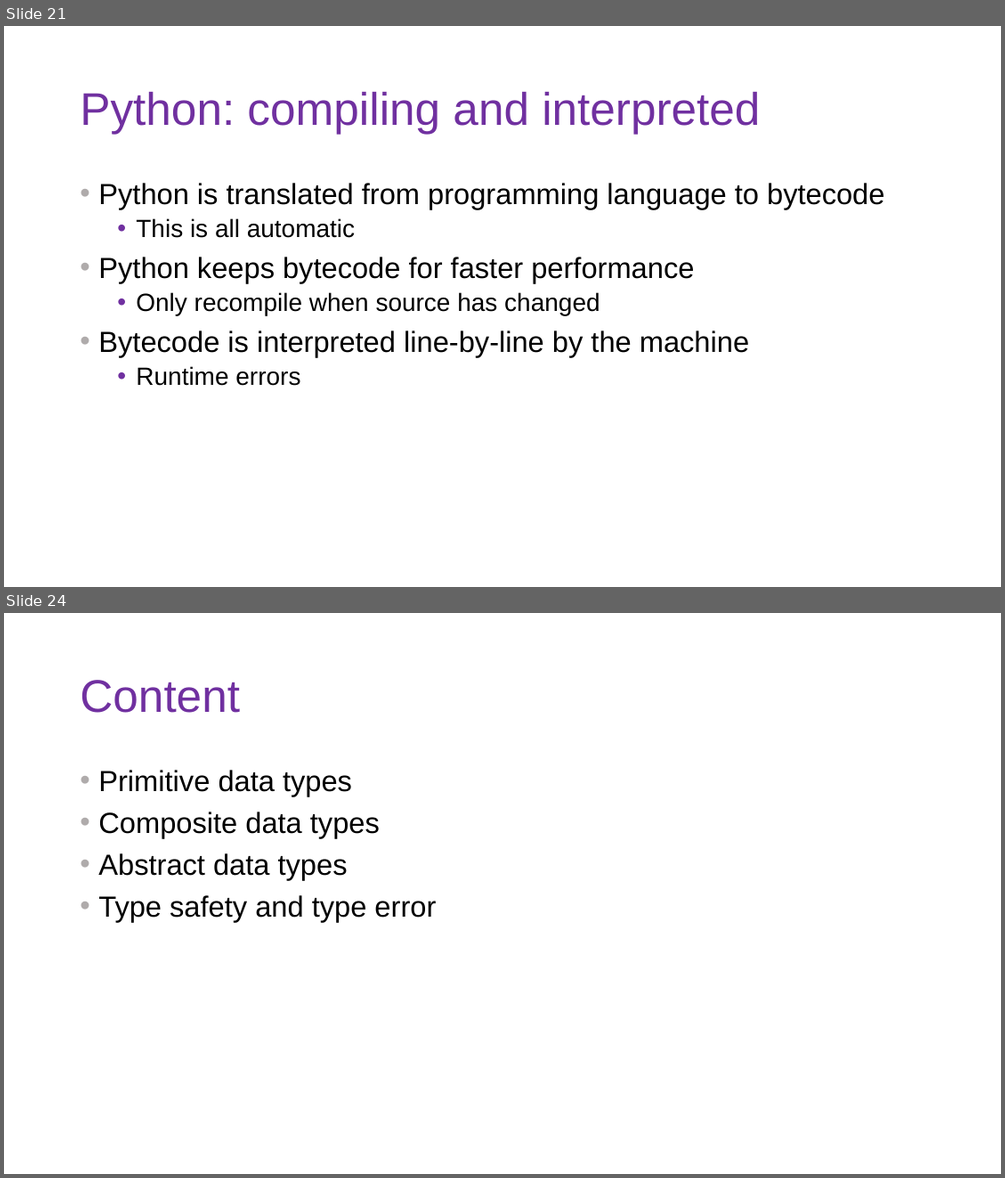
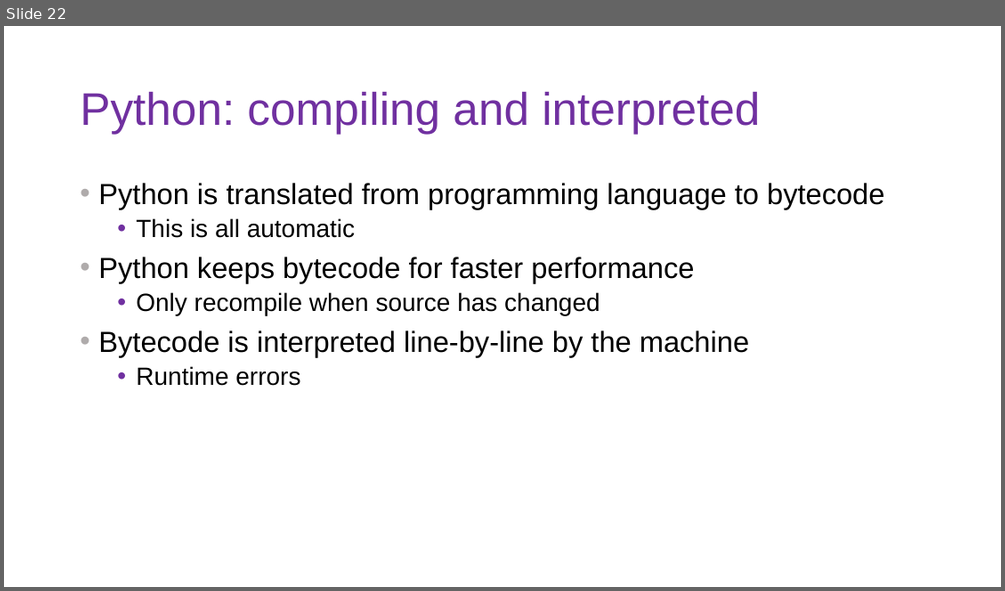
Before and after one commit to DoriMG/SN_python_course, a slide deck: lectures/1_intro_cs.pptx. Shown one above the other, each under a label of ours: slides 21 and 24 before the commit, slide 22 after it; the slides between them are not shown. The pictures are 1005x1178 and 1005x591 pixels, drawn with LibreOffice and Linux fonts; fonts in the diff are those of the drawing. Boxes give left, top, right and bottom in pixels: in the first picture for what was removed or moved away, otherwise in the second. Text is boxed around its words. In the diff, an @@ line names an element or a change of style, - is before the commit and + after.

```diff
--- a/lectures/1_intro_cs.pptx
+++ b/lectures/1_intro_cs.pptx
@@ slide 24 removed at <box>4,613,1001,1174</box>, background #FFFFFF @@
@@ title removed at <box>80,680,240,713</box> @@
-Content
@@ text removed at <box>98,770,436,921</box> @@
-• Primitive data types
-• Composite data types
-• Abstract data types
-• Type safety and type error
@@ what was slide 21 is now slide 22 @@
```
Also in this commit, not shown: 6 slides added, 11 other slides removed, 40 other files.
